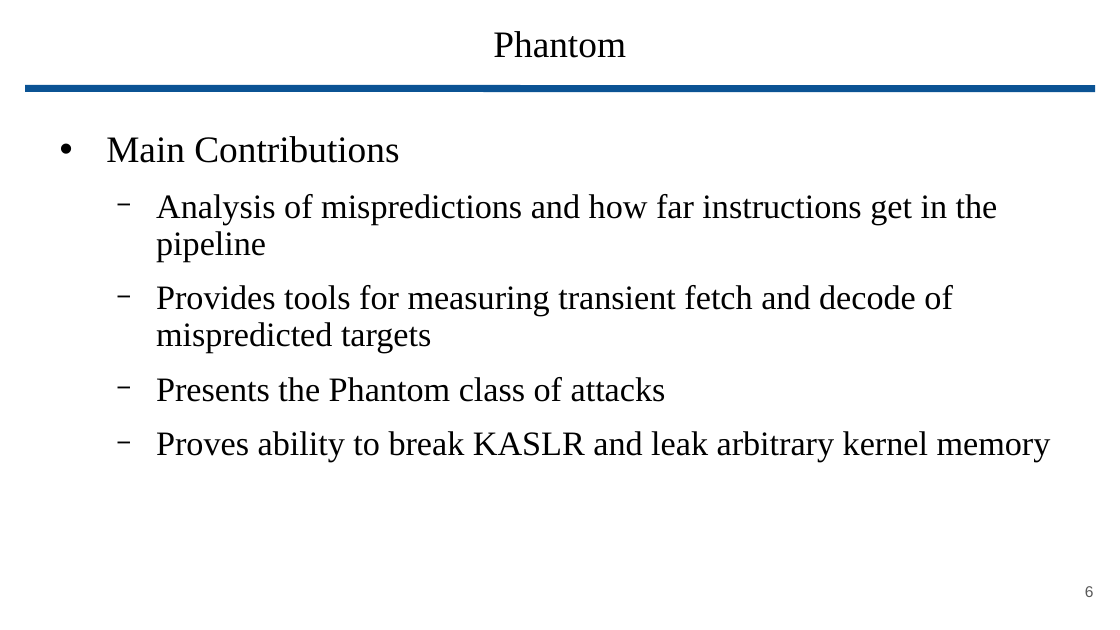
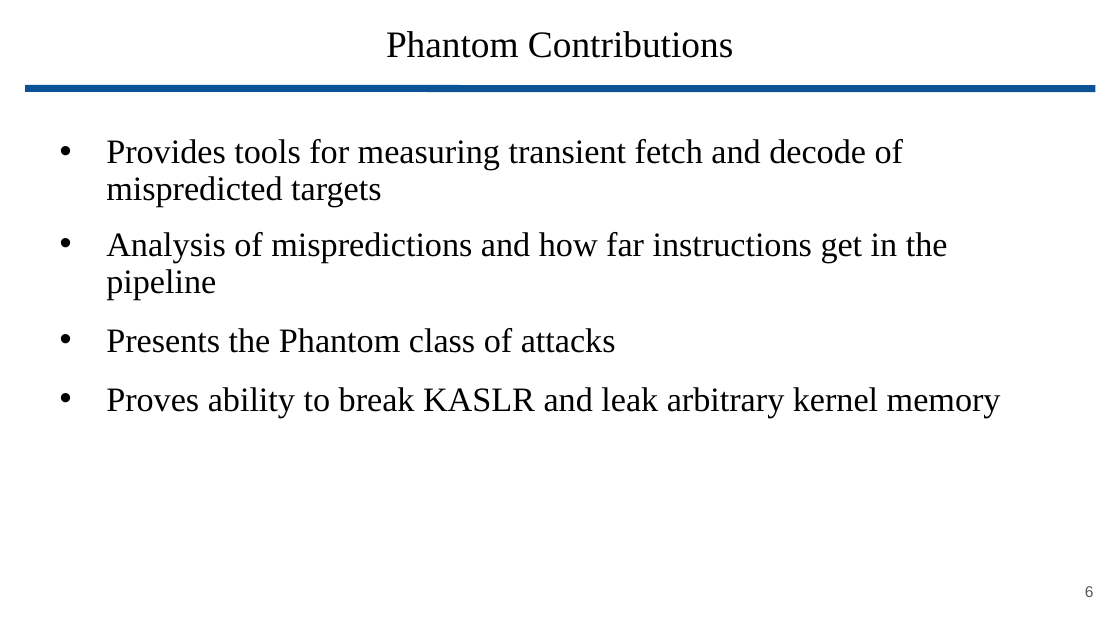
Before and after one commit to wbuz24/grad-research, a slide deck: slide 6 of presentations/Phantom.pptx. Drawn at 1120x630 pixels with LibreOffice and Linux fonts; fonts in the diff are those of the drawing. Boxes give left, top, right and bottom in pixels: in the first picture for what was removed or moved away, otherwise in the second. Text is boxed around its words. In the diff, an @@ line names an element or a change of style, - is before the commit and + after.

Commit message:
phantom save

```diff
--- a/presentations/Phantom.pptx
+++ b/presentations/Phantom.pptx
@@ title at <box>386,31,733,58</box>: text changed @@
-Phantom
+Phantom Contributions
@@ text at <box>106,139,904,207</box>: text changed; size 24 to 22 pt @@
-• Main Contributions
+• Provides tools for measuring transient fetch and decode of mispredicted targets
@@ text at <box>106,232,1001,418</box>: bullet − to •; list level 2 to 1 in "Analysis of mispredictions and how ..."; list level 2 to 1 in "Presents the Phantom class of ..."; list level 2 to 1 in "Proves ability to break KASLR ..." @@
@@ text at <box>156,285,953,353</box>: paragraph removed @@
-  − Provides tools for measuring transient fetch and decode of mispredicted targets
```
Also in this commit, not shown: 5 other slides changed, 4 slides added.
